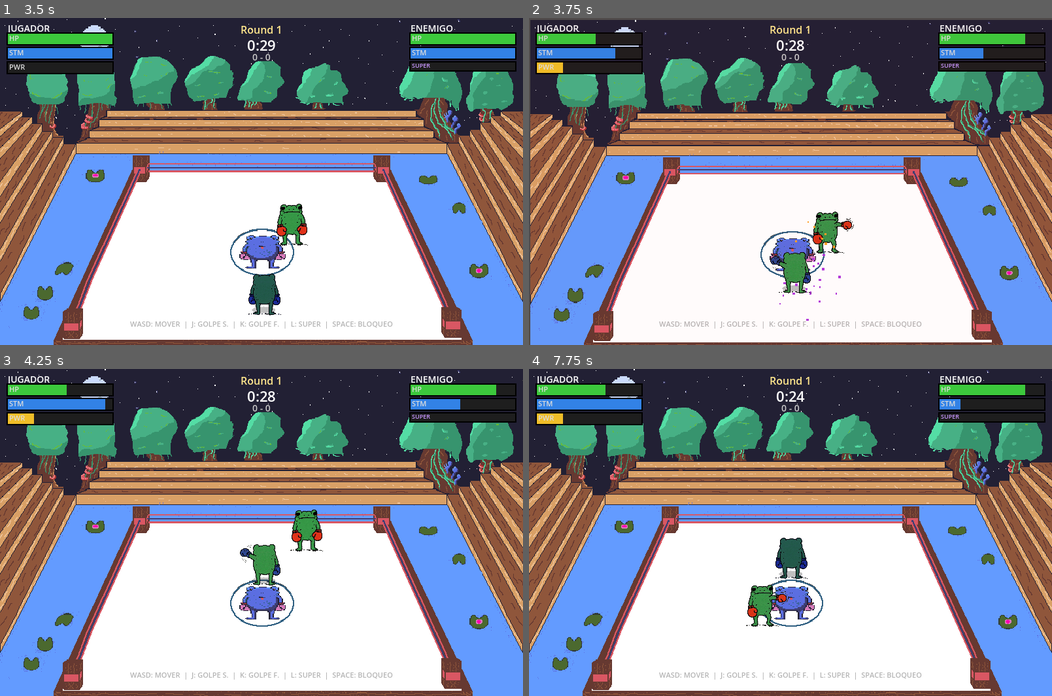
Above: before the commit, frames 1-4 (two rows, left to right).
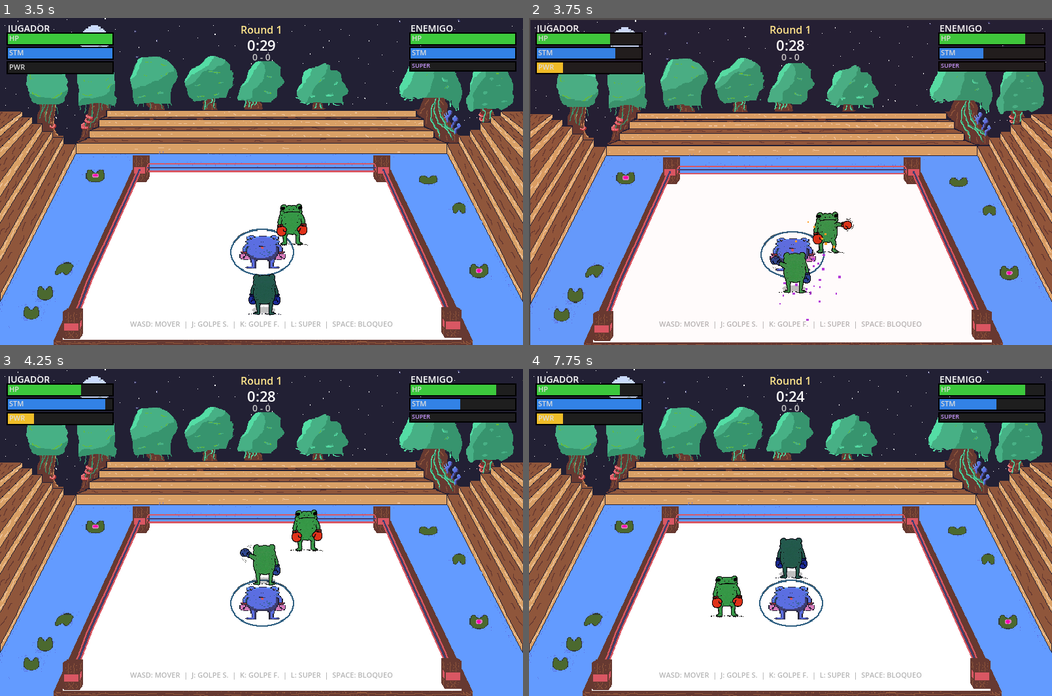
Above: after the commit, the same moments.

Repository: pperez227/GameJam_EA
Game: Godot game, scene res://scenes/Menu.tscn
Same seed, same stepped clock (60 frames per second), same inputs: the game is played once before the commit and once after it. Sound files missing from this copy of the repository are replaced by a short silence.
Inputs:
- Up to frame 1 (3.5 s): click "JUGAR" at 0.5 s; tap Enter at 1.25 s; hold D (move_right) 1.28-2.03 s; hold Space (block) 1.28-2.03 s; hold S (move_down) 2.03-2.78 s; tap Space (block) at 2.1 s; hold D (move_right) from 2.78 s (still down); hold Space (block) from 2.78 s (still down); tap Shift (dash) at 2.85 s
- Up to frame 2 (3.75 s): release D (move_right) at 3.53 s; release Space (block) at 3.53 s; hold W (move_up) from 3.53 s (still down); tap K (hard_attack) at 3.6 s
- Up to frame 3 (4.25 s): keep holding W (move_up); tap Space (block) at 3.8 s
- Up to frame 4 (7.75 s): release W (move_up) at 4.28 s; hold Space (block) 4.28-5.03 s; hold A (move_left) 4.28-5.78 s; tap F (qte_f) at 4.35 s; tap G (qte_g) at 5.1 s; tap Space (block) at 5.3, 6.8 s; hold S (move_down) 5.78-6.53 s; hold Space (block) 5.78-6.53 s; tap H (qte_h) at 5.85 s; hold D (move_right) 6.53-7.28 s; tap J (soft_attack) at 6.6 s; hold W (move_up) from 7.28 s (still down); hold Space (block) from 7.28 s (still down); tap L (special) at 7.35 s

Frame 1 is identical in both runs. In frame 2, less than 0.1% of the frame differs, in the area x 12-16%, y 4-8%; in frame 3, less than 0.1%; in frame 4, 1.4%, in the area x 14-90%, y 4-79%.

Commit message:
version estable?

Diff:
--- a/scripts/enemy.gd
+++ b/scripts/enemy.gd
@@ -9,8 +9,8 @@
 
 # ── Constants ────────────────────────────────────────────────────
 const MAX_HP: float = 100.0
-const NORMAL_DAMAGE: float = 12.0
-const SUPER_DAMAGE: float = 22.0
+const NORMAL_DAMAGE: float = 8.0
+const SUPER_DAMAGE: float = 15.0
 const POWER_PER_HIT: float = 0.25
 const HIT_FLASH_DURATION: float = 0.2
 const STAMINA_REGEN: float = 0.12
--- a/scripts/enemy_ai.gd
+++ b/scripts/enemy_ai.gd
@@ -11,7 +11,7 @@
 const ATTACK_ADVANCE_SPEED: float = 200.0
 const CIRCLE_SPEED: float = 120.0
 const BLOCK_RETREAT_SPEED: float = 50.0
-const SUPER_SPEED: float = 320.0
+const SUPER_SPEED: float = 260.0
 
 const IDEAL_FIGHT_DISTANCE: float = 90.0
 const ATTACK_RANGE: float = 105.0
@@ -28,7 +28,7 @@
 
 const SUPER_WARNING_TIME: float = 0.3
 const SUPER_DURATION: float = 1.2
-const SUPER_HIT_INTERVAL: float = 0.25
+const SUPER_HIT_INTERVAL: float = 0.35
 
 # ── State ────────────────────────────────────────────────────────
 var current_state: State = State.APPROACH
@@ -68,20 +68,20 @@
 	# Apply difficulty settings
 	var diff: int = GameSettings.difficulty
 	if diff == 0:  # Normal
-		between_combo_cooldown = 1.0
-		max_combo_hits = 2
-		diff_block_chance = 0.20
-		base_aggression = 0.28
+		between_combo_cooldown = 1.4
+		max_combo_hits = 1
+		diff_block_chance = 0.10
+		base_aggression = 0.18
 	elif diff == 2:  # Extremo
 		between_combo_cooldown = 0.50
 		max_combo_hits = 3
 		diff_block_chance = 0.35
 		base_aggression = 0.43
 	else:  # Difícil
-		between_combo_cooldown = 0.70
+		between_combo_cooldown = 0.85
 		max_combo_hits = 2
-		diff_block_chance = 0.28
-		base_aggression = 0.35
+		diff_block_chance = 0.22
+		base_aggression = 0.30
 
 func set_player_reference(p: CharacterBody2D) -> void:
 	player = p
--- a/scripts/game_manager.gd
+++ b/scripts/game_manager.gd
@@ -322,10 +322,10 @@
 		# Enemy auto-decides once whether to get up
 		if not knockdown_decided and knockdown_timer < 7.0:
 			knockdown_decided = true
-			var recover_chance: float = 0.30  # Normal
+			var recover_chance: float = 0.15  # Normal
 			var diff = GameSettings.difficulty
 			if diff == 1:  # Difícil
-				recover_chance = 0.50
+				recover_chance = 0.40
 			elif diff == 2:  # Extremo
 				recover_chance = 0.80
 			if randf() < recover_chance:
--- a/scripts/hud.gd
+++ b/scripts/hud.gd
@@ -409,7 +409,7 @@
 	knockdown_label.size = Vector2(800, 110)
 	knockdown_label.horizontal_alignment = HORIZONTAL_ALIGNMENT_CENTER
 	knockdown_label.add_theme_font_size_override("font_size", 36)
-	knockdown_label.add_theme_color_override("font_color", Color8(255, 255, 255))
+	knockdown_label.add_theme_color_override("font_color", Color("1a3a8a"))
 	knockdown_label.visible = false
 	add_child(knockdown_label)
 
@@ -472,7 +472,7 @@
 
 func show_knockdown(count: int, is_player: bool) -> void:
 	knockdown_label.visible = true
-	knockdown_label.add_theme_color_override("font_color", Color8(255, 255, 255))
+	knockdown_label.add_theme_color_override("font_color", Color("1a3a8a"))
 	if is_player:
 		knockdown_label.text = str(count) + "\n\u00a1Presiona A y D para levantarte!"
 		knockdown_progress_border.visible = true
--- a/scripts/player.gd
+++ b/scripts/player.gd
@@ -292,6 +292,13 @@
 	var dyn_max_x: float = lerpf(TOP_RIGHT_X, BOT_RIGHT_X, t)
 	position.x = clampf(position.x, dyn_min_x, dyn_max_x)
 
+func _clamp_to_ring() -> void:
+	position.y = clampf(position.y, MIN_Y, MAX_Y)
+	var t: float = (position.y - MIN_Y) / (MAX_Y - MIN_Y)
+	var dyn_min_x: float = lerpf(TOP_LEFT_X, BOT_LEFT_X, t)
+	var dyn_max_x: float = lerpf(TOP_RIGHT_X, BOT_RIGHT_X, t)
+	position.x = clampf(position.x, dyn_min_x, dyn_max_x)
+
 func _handle_stamina(delta: float) -> void:
 	if not is_blocking and not is_block_broken:
 		stamina = clampf(stamina + STAMINA_REGEN * delta, 0.0, 1.0)
